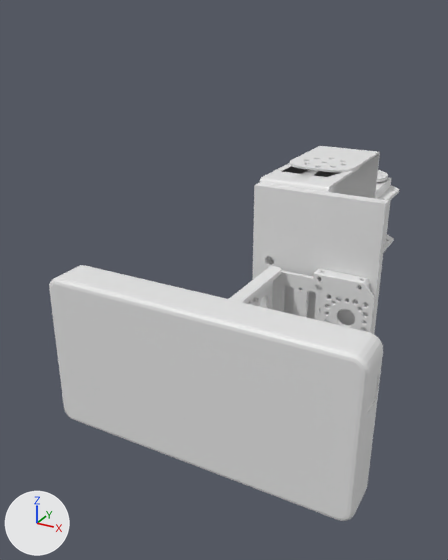
Renders of the COLLADA model arrg/ua_robots/wubble_description/meshes/collada/head_tilt_link.dae from each side of a commit.
Both versions are drawn from a 50 mm lens placed at (0.104, -0.365, 0.118), pointed at (-0.028, -0.124, -0.003). The axes (+X, +Y, +Z) are drawn at lower left. The lights are the same throughout. Vertices at the same position are counted once.

Names of what the first picture shows: 'node'.
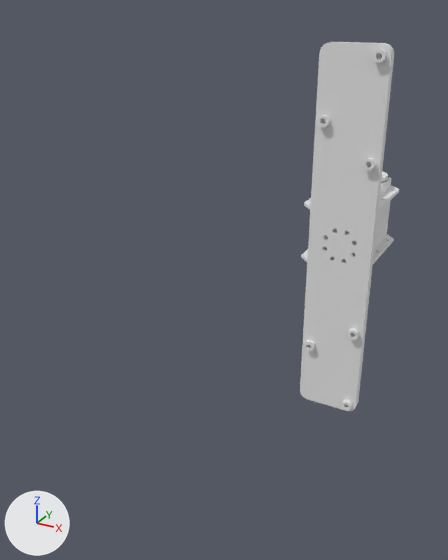
Commit message: update wubble head meshes

The edits, one by one:
me_shape0 is used by ob_node; location (0.0, 0.0, 0.0).
me_shape0 had 13326 vertices, 28041 faces and spanned x -0.049..0.068, y -0.218..0.014, z -0.052..0.052.
me_shape0 now has 5478 vertices, 11352 faces and spans x -0.02..0.025, y -0.063..0.014, z -0.102..0.102.
me_shape0 part 1: the loose piece of 4530 vertices spanning x 0.002..0.052, y -0.201..-0.136, z -0.019..0.019 is deleted.
me_shape0 part 2: the loose piece of 1935 vertices spanning x 0.023..0.049, y -0.14..-0.133, z -0.017..0.017 is deleted.
me_shape0 part 3: the loose piece of 274 vertices spanning x -0.049..0.068, y -0.218..-0.201, z -0.03..0.03 is deleted.
me_shape0 part 4: 425 vertices moved within x -0.017..0.022, y -0.054..0.014, z -0.026..0.026; 2087 vertices removed from x -0.009..0.047, y -0.133..-0.054, z -0.052..0.052; 978 vertices added at x -0.011..0.025, y -0.063..-0.054, z -0.102..0.102.

Boxes (x1, y1, x2, y2) around the edits, measured in the pictures (448 x 560 px; the box of a moved part takes in the faces that stretch with it):
'node', reshaped (72% narrower)
    before: (49, 146, 399, 521)
    after: (300, 42, 399, 411)
part 1 of me_shape0, deleted
    before: (229, 266, 357, 326)
part 2 of me_shape0, deleted
    before: (313, 269, 375, 333)
part 3 of me_shape0, deleted
    before: (49, 265, 383, 521)
part 4 of me_shape0, moved or reshaped
    before: (253, 146, 394, 334)
    after: (300, 42, 394, 411)
